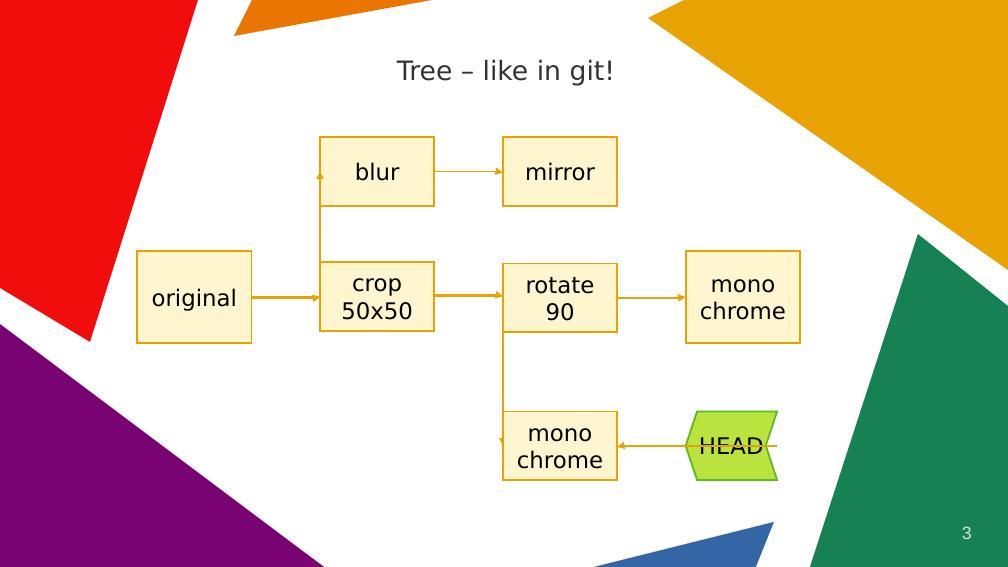
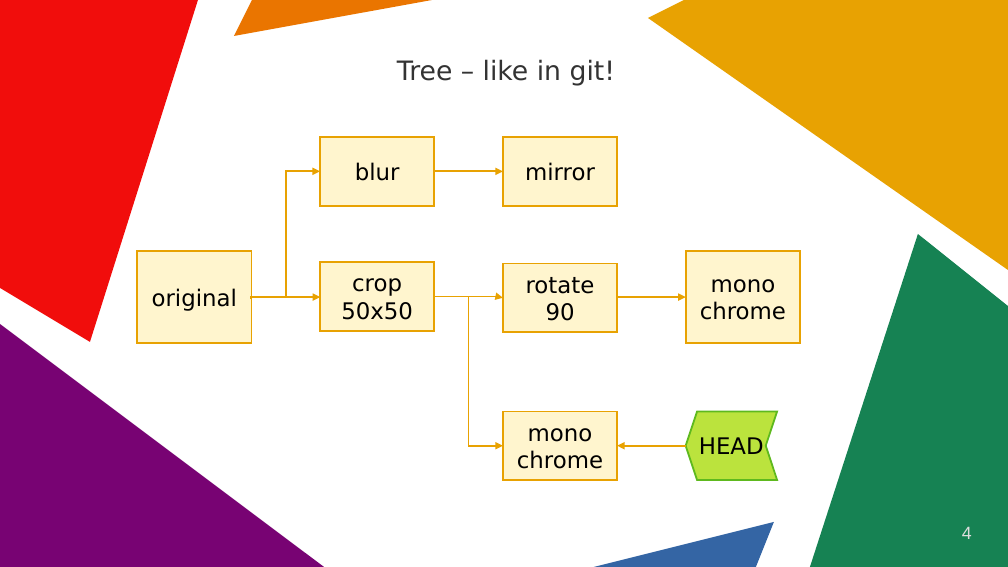
Before and after one commit to WhiteBlackGoose/tri, a slide deck: slide 4 of pres/Intermediate Presentation.odp (slide 3 before the commit). Drawn at 1008x567 pixels with LibreOffice and Linux fonts; fonts in the diff are those of the drawing. Boxes give left, top, right and bottom in pixels: in the first picture for what was removed or moved away, otherwise in the second. Text is boxed around its words. In the diff, an @@ line names an element or a change of style, - is before the commit and + after.

```diff
--- a/pres/Intermediate Presentation.odp
+++ b/pres/Intermediate Presentation.odp
@@ elbow arrow (252, 297) - (320, 171): route changed @@
@@ elbow arrow (434, 296) - (503, 446): route changed @@
@@ elbow arrow (434, 296) - (503, 298): route changed @@
@@ elbow arrow moved from (777, 445) - (617, 447) to (686, 446) - (617, 445) @@
@@ page number at <box>962,526,972,539</box>: text changed @@
-3
+4
```
Also in this commit, not shown: 2 other slides changed, 1 other file.
